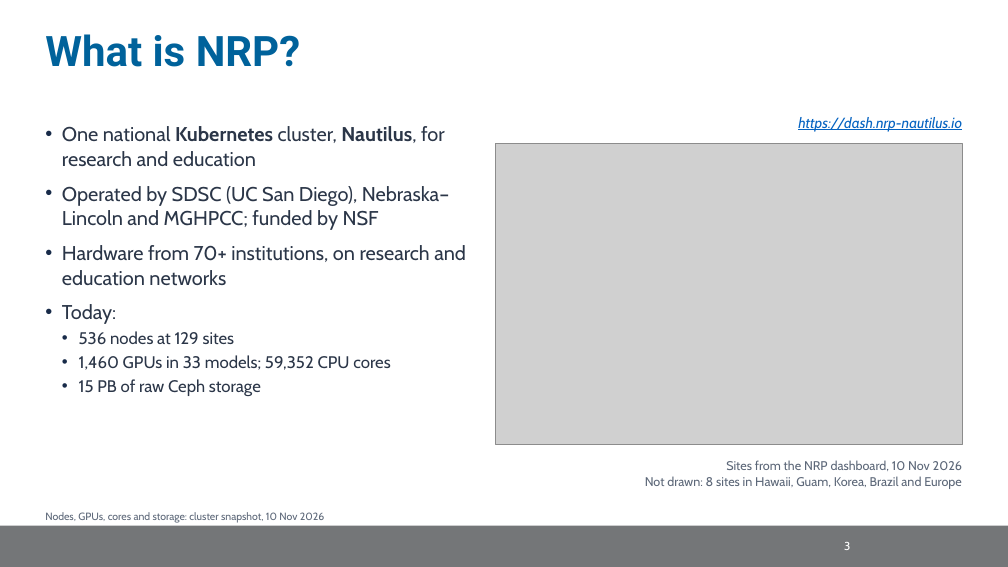
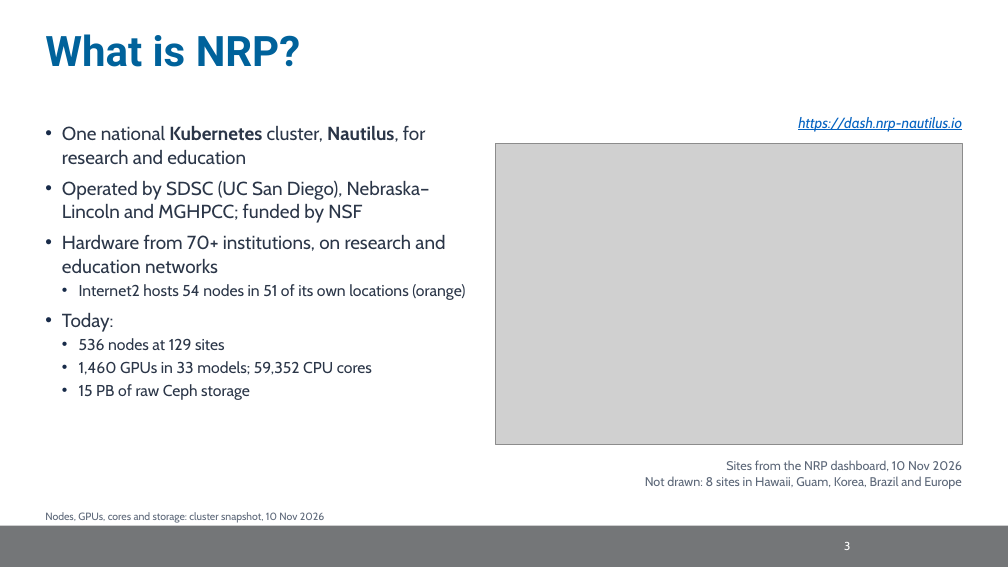
Before and after one commit to nrp-nautilus/nrp-training, a slide deck: slide 5 of trainings/scinet-sc26/slides/scinet-nrp.pptx. Drawn at 1008x567 pixels with LibreOffice and Linux fonts; fonts in the diff are those of the drawing; grey boxes stand for pictures; background and template pictures are left out. Boxes give left, top, right and bottom in pixels: in the first picture for what was removed or moved away, otherwise in the second. Text is boxed around its words. In the diff, an @@ line names an element or a change of style, - is before the commit and + after.

Commit message:
scinet-sc26: slide revisions, an agent in the demo, a presenter reference
- Slides advance by keys only; mouse clicks no longer change slides
- New slides: Containers and Kubernetes, How Services Get Deployed, Fitting
  Big Models on Contributed GPUs, What is a Namespace?, Runner Flavors (backup)
- Getting Traffic In redrawn to the real path (DNS, HAProxy ingress nodes,
  cert-manager; MetalLB for non-HTTP services); Policy, Network, Request path,
  Sharing GPUs and Multi-Node Serving step through with moving dots
- Owners get reservation taints, not a priority class; no billing wording
- Real Thanos panels and the MaDDash loss grid; Internet2 sites on the map
- Demo: no admin-only commands; new agent.ipynb with three read-only tools
- Slides split into section files; reference.md glossary for the presenter

```diff
--- a/trainings/scinet-sc26/slides/scinet-nrp.pptx
+++ b/trainings/scinet-sc26/slides/scinet-nrp.pptx
@@ text at [62, 126, 445, 400]: size 19 to 18 pt in "One national Kubernetes cluster, Nautilus, for research ...", "Operated by SDSC (UC San Diego), Nebraska–Lincoln ...", "Hardware from 70+ institutions, on research and ...", "Today:"; size 16 to 15 pt in "536 nodes at 129 sites", "1,460 GPUs in 33 models; 59,352 CPU ...", "15 PB of raw Ceph storage"; less space between paragraphs @@
@@ text at [79, 284, 465, 300]: paragraph added @@
+• Internet2 hosts 54 nodes in 51 of its own locations (orange)
```
Also in this commit, not shown: 48 other slides changed, 19 slides added, 3 slides removed, 28 other files.
